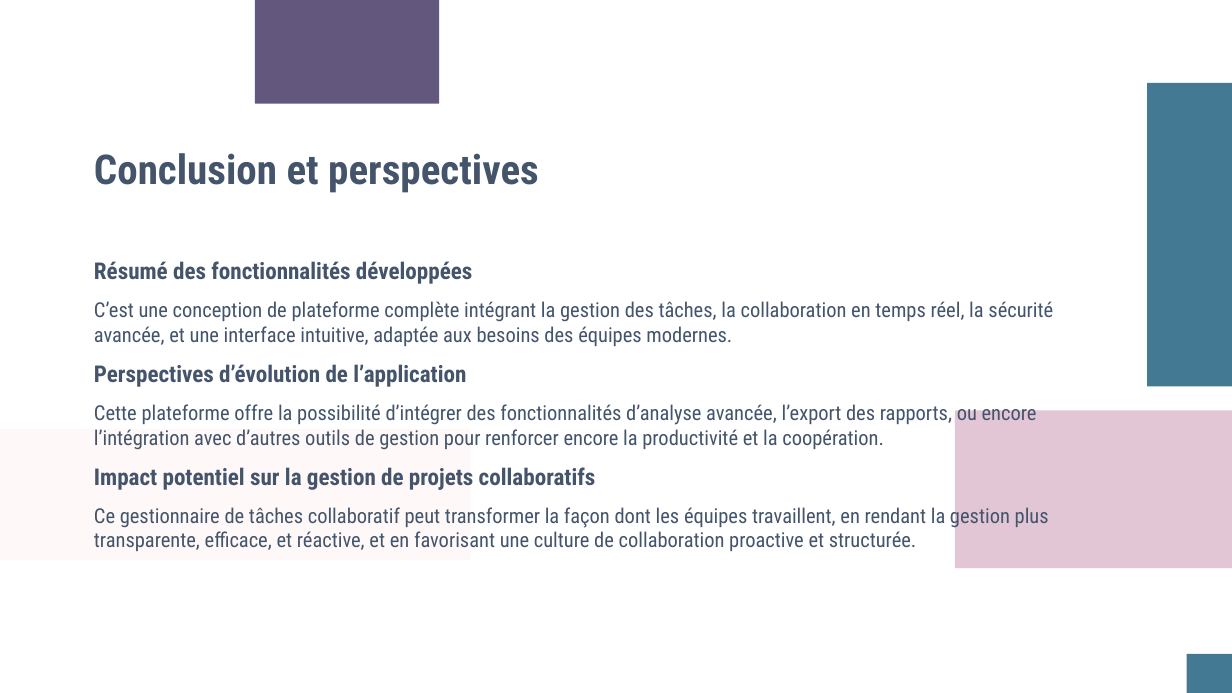
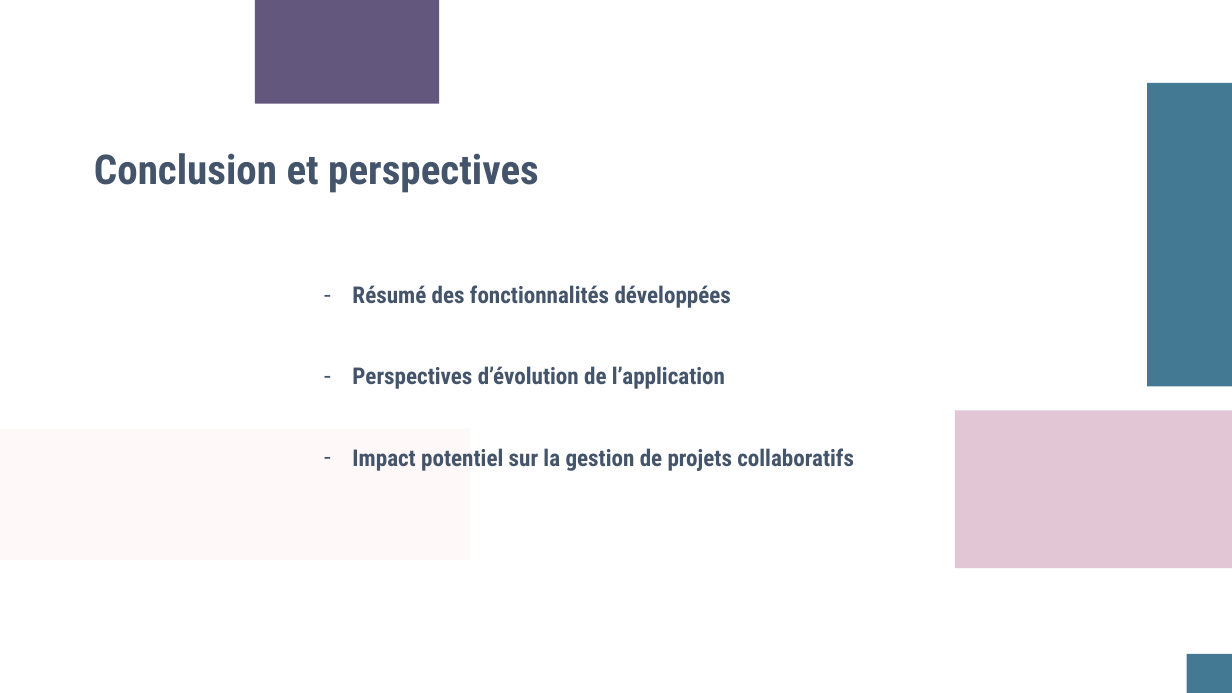
Before and after one commit to chrisrou2025/taskflow, a slide deck: slide 16 of Powerpoint du projet taskflow.pptx. Drawn at 1232x693 pixels with LibreOffice and Linux fonts; fonts in the diff are those of the drawing. Boxes give left, top, right and bottom in pixels: in the first picture for what was removed or moved away, otherwise in the second. Text is boxed around its words. In the diff, an @@ line names an element or a change of style, - is before the commit and + after.

```diff
--- a/Powerpoint du projet taskflow.pptx
+++ b/Powerpoint du projet taskflow.pptx
@@ text "Résumé des fonctionnalités développées" moved from (x1=94, y1=261, x2=1053, y2=551) to (x1=352, y1=285, x2=854, y2=471) @@
@@ text "Résumé des fonctionnalités développées" at (x1=352, y1=285, x2=854, y2=471): bullet none to - @@
@@ text at (x1=94, y1=301, x2=1053, y2=346): paragraph removed @@
-C’est une conception de plateforme complète intégrant la gestion des tâches, la collaboration en temps réel, la sécurité avancée, et une interface intuitive, adaptée aux besoins des équipes modernes.
@@ text at (x1=94, y1=401, x2=1037, y2=450): paragraph removed @@
-Cette plateforme offre la possibilité d’intégrer des fonctionnalités d’analyse avancée, l’export des rapports, ou encore l’intégration avec d’autres outils de gestion pour renforcer encore la productivité et la coopération.
@@ text at (x1=94, y1=504, x2=1049, y2=551): paragraph removed @@
-Ce gestionnaire de tâches collaboratif peut transformer la façon dont les équipes travaillent, en rendant la gestion plus transparente, efficace, et réactive, et en favorisant une culture de collaboration proactive et structurée.
```
Also in this commit, not shown: 10 other slides changed, 4 other files.
